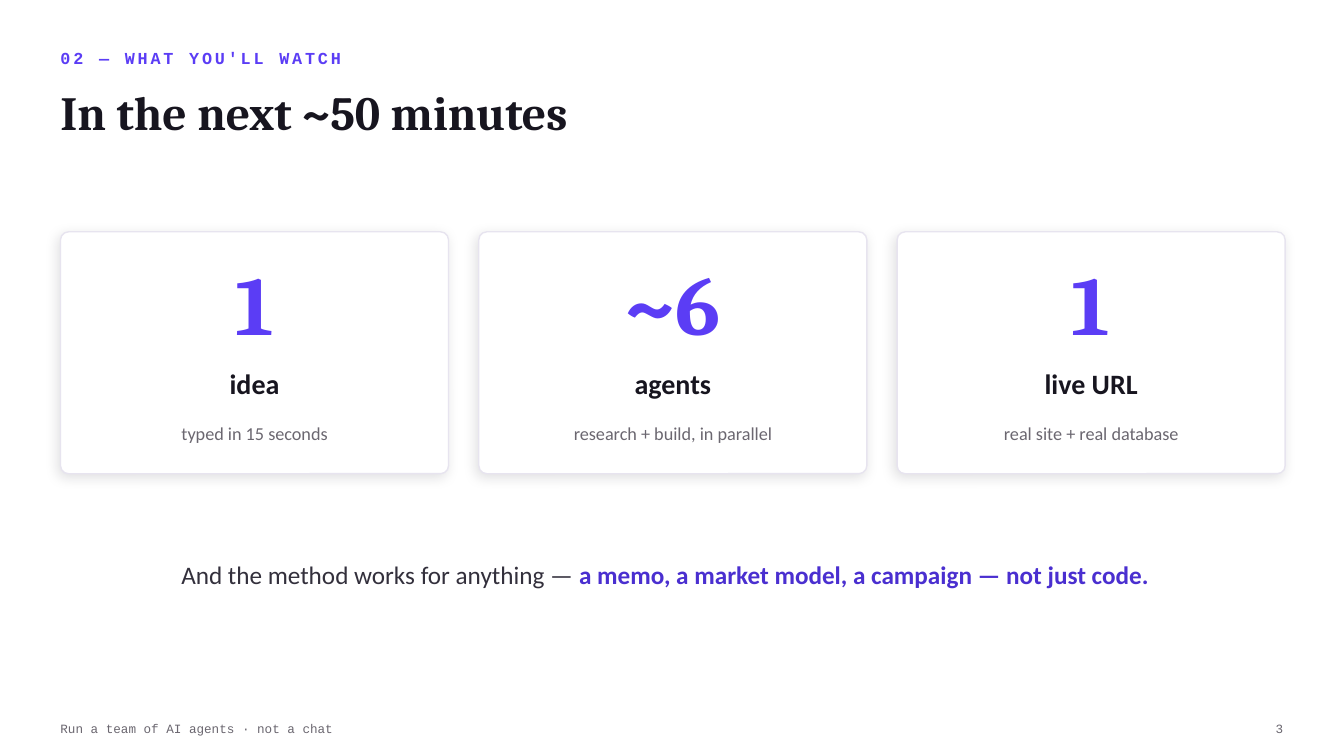
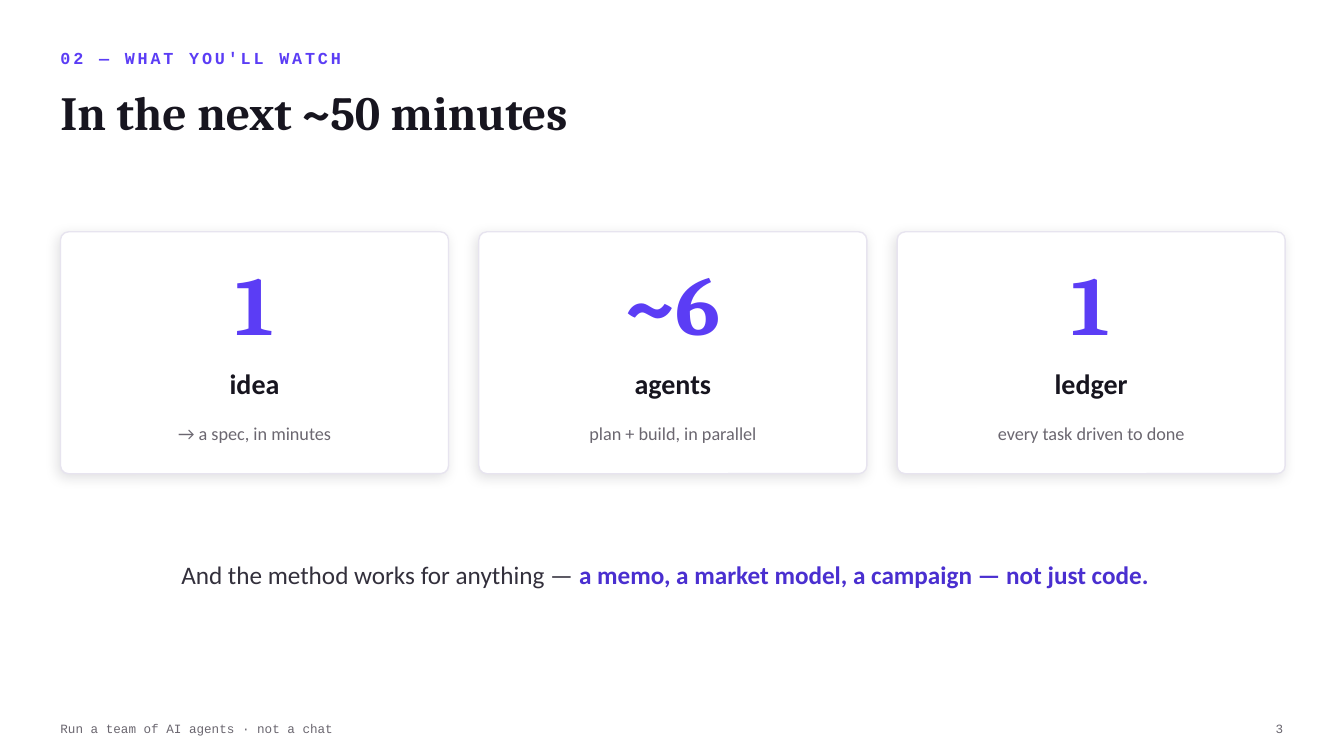
Before and after one commit to FernandoTN/founder-site-starter, a slide deck: slide 3 of slides/founder-site-workshop.pptx. Drawn at 1344x756 pixels with LibreOffice and Linux fonts; fonts in the diff are those of the drawing. Boxes give left, top, right and bottom in pixels: in the first picture for what was removed or moved away, otherwise in the second. Text is boxed around its words. In the diff, an @@ line names an element or a change of style, - is before the commit and + after.

```diff
--- a/slides/founder-site-workshop.pptx
+++ b/slides/founder-site-workshop.pptx
@@ text at (1055, 374, 1128, 399): text changed @@
-live URL
+ledger
@@ text at (199, 427, 331, 443): text changed @@
-typed in 15 seconds
+→ a spec, in minutes
@@ text at (589, 427, 756, 443): text changed @@
-research + build, in parallel
+plan + build, in parallel
@@ text at (998, 427, 1185, 443): text changed @@
-real site + real database
+every task driven to done
```
Also in this commit, not shown: 4 other slides changed, 2 other files.
